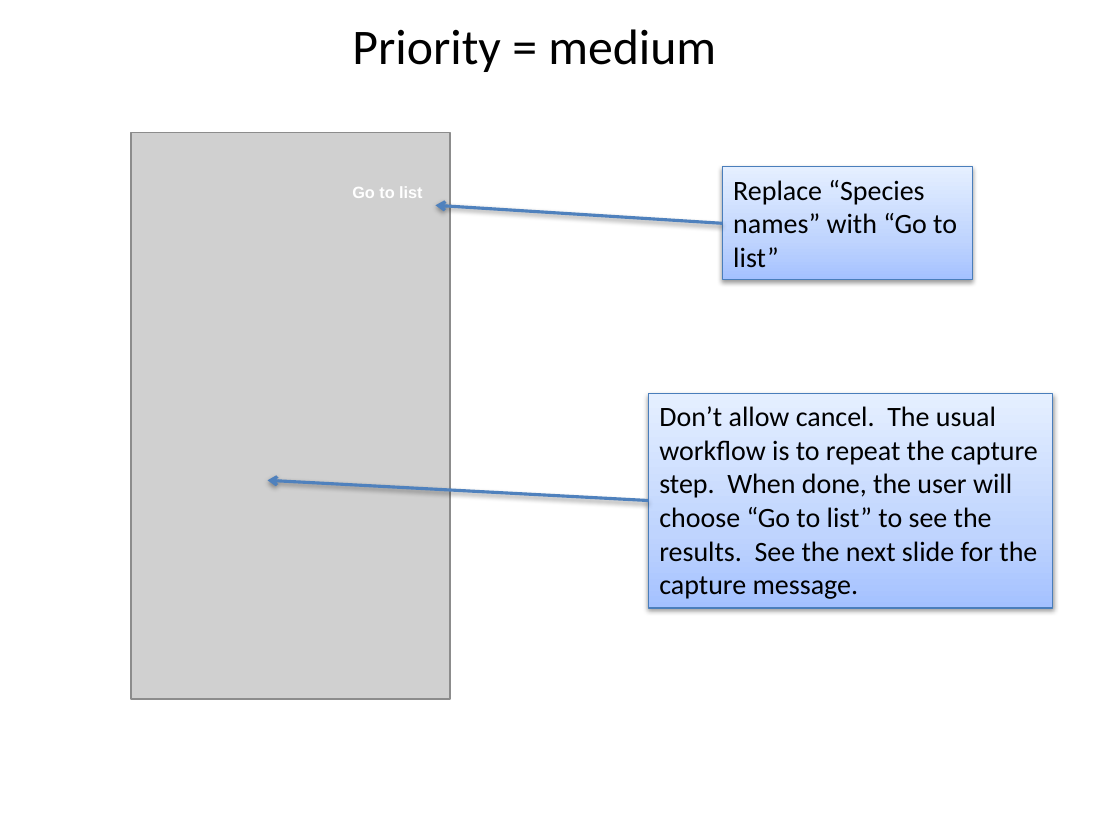
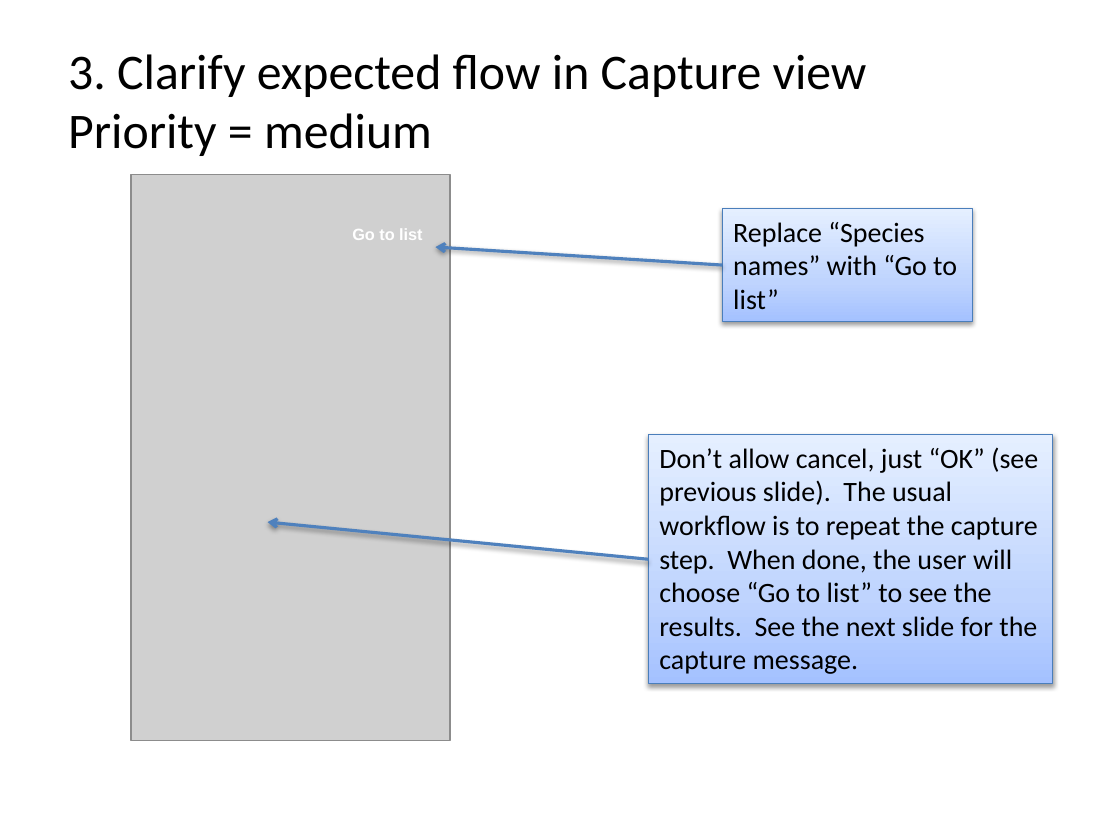
Before and after one commit to phylotastic/Pt_Mobile_Application, a slide deck: slide 5 of design/mobile_app_mvp_priorities.pptx (slide 7 before the commit). Drawn at 1120x840 pixels with LibreOffice and Linux fonts; fonts in the diff are those of the drawing; grey boxes stand for pictures. Boxes give left, top, right and bottom in pixels: in the first picture for what was removed or moved away, otherwise in the second. Text is boxed around its words. In the diff, an @@ line names an element or a change of style, - is before the commit and + after.

```diff
--- a/design/mobile_app_mvp_priorities.pptx
+++ b/design/mobile_app_mvp_priorities.pptx
@@ text "3. Clarify expected flow in ...": place and size @@
-text "3. Clarify expected flow in ..." at [352,29,716,72]
+text "3. Clarify expected flow in ..." at [68,54,867,156]
@@ text at [68,54,867,97]: paragraph added @@
+3. Clarify expected flow in Capture view
@@ 1 picture, 1 rectangle, 1 text: place and size @@
-1 picture, 1 rectangle, 1 text at [131,133,972,700]
+1 picture, 1 rectangle, 1 text at [131,175,972,741]
@@ arrow moved from (722, 223) - (436, 205) to (722, 265) - (436, 248) @@
@@ rectangle "Don’t allow cancel, just “OK” ...": place and size @@
-rectangle "Don’t allow cancel, just “OK” ..." at [648,393,1053,608]
+rectangle "Don’t allow cancel, just “OK” ..." at [648,435,1053,683]
@@ text in rectangle at [659,447,1038,674]: text changed @@
-Don’t allow cancel. The usual workflow is to repeat the capture step. When done, the user will choose “Go to list” to see the results. See the next slide for the capture message.
+Don’t allow cancel, just “OK” (see previous slide). The usual workflow is to repeat the capture step. When done, the user will choose “Go to list” to see the results. See the next slide for the capture message.
@@ arrow moved from (648, 501) - (268, 480) to (648, 559) - (268, 522) @@
```
Also in this commit, not shown: 10 other slides changed, 1 slide added, 1 slide removed.
